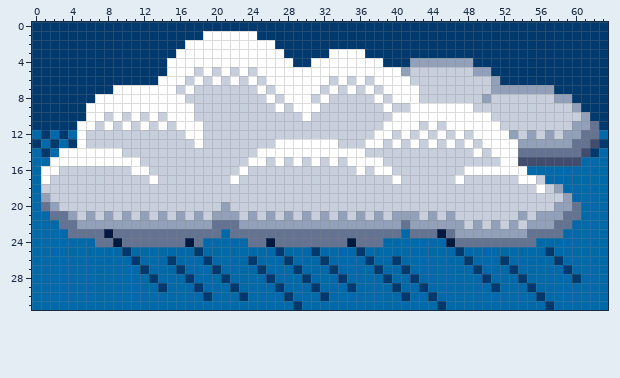
Pixel-art sprite: themes/64x32/weather/09n.png. Above is the file before it was changed.
The file is 64x32 pixels.
New version:
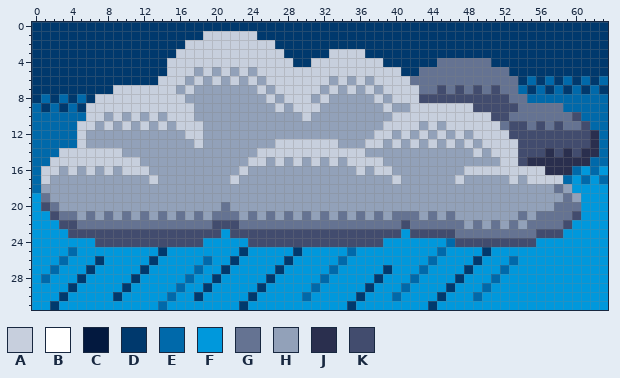
Palette (. is transparent): A #c7cfdd  B #ffffff  C #03193f  D #00396d  E #0069aa  F #0098dc  G #657392  H #92a1b9  J #2a2f4e  K #424c6e
From old to new:
Changed rows in their new state; - is an unchanged pixel.
first column x 0:
 1 -------------------AAAAAA---------------------------------------
 2 -----------------AAAAAAAAAA-------------------------------------
 3 ----------------AAAAAAAAAAAA-----AAAA---------------------------
 4 ---------------AAAAAAAAAAAAAA--AAAAAAAA---DDDGGGGGG-------------
 5 ---------------AAAHAHAHAHAAAAAAAAAAAAAAAADDGGGGGGGGGG-----------
 6 --------------AAAHAHAHAHAHAAAAAAAHAHAHAAAAGGGGGGGGGGGG-E-E-E-E-E
 7 ---------AAAAAAAHAHHHHHHHAHAAAAAHAHAHAHAAAAGGKGKGKGKGGEDEDE-E-E-
 8 -E-E-E-AAAAAAAAAAHHHHHHHHHAHAAAHAHHHHHAHAAAKKKKKKKKKKGGEEEEEEEEE
 9 E-E-E-AAAAAAAAAAAAHHHHHHHHHAHAAAHHHHHHHAHHAAAAAAAKKKKKGGGGGEEEEE
10 EEEEEEAAHAHAHAHAAAHHHHHHHHHHHHAHHHHHHHHHAAAAAAAAAAAKKGGGGGGGKEEE
11 EEEEEAAHAHAHAHAHAAAHHHHHHHHHHHHHHHHHHHHAAAAHAHAAAAAAGKKGKGKGGKEE
12 -E-E-AHHHHHHHHHHHAAHHHHHHHHHHHHHHHHHHHAAHAHAHAHAHAAAAKKKKKKKKKJ-
13 E-E-EAHHHHHHHHHHHHAHHHHHHHHAAAAAAAHHHAAHAHAHAHAHAHAAAAKKKKKKKKJE
14 -E-AAAAAAAHHHHHHHHHHHHHHHAAAAAAAAAAAAHHHHHHHHHHHHAHAAAKKKJKJKJJ-
15 --AAAAAAAAAAHHHHHHHHHHHHAAHAHAHAHAHAAAAHHHHHHHHHHHHHAA-JJJJJJJ--
16 -AAH-H-H-H-AAHHHHHHHHHHAHHHHHHHHHHHHAHAAHHHHHHHHAAAAAAAAAJJJ-F-F
17 -AHHHHHHHHHHHAHHHHHHHHAHHHHHHHHHHHHHHHHHAHHHHHHAHHHHH-HA-AA-F-F-
18 -HHHHHHHHHHHHHHHHHHHHHHHHHHHHHHHHHHHHHHHHHHHHHHHHHHHHHHHHHGHFFFF
19 FGHHHHHHHHHHHHHHHHHHHHHHHHHHHHHHHHHHHHHHHHHHHHHHHHHHHHHHHHHGHFFF
20 FKGHHHHHHHHHHHHHHHHHHGHHHHHHHHHHHHHHHHHHHHHHHHHHHHHHHHHHHHGG-FFF
21 FFK-GHGHGHGHGHGHGHGHGGGHGHGHGHGHGHGHGHGHGGGHGHGHHHHHHHGHGGG-KFFF
22 FFFKKGGGGGGGGGGGGGGGKKKGGGGGGGGGGGGGGGGGGKGGGGGGHGHGHGHGGG-KFFFF
23 FFFFKKKKKKKKKKKKKKKKKFKKKKKKKKKKKKKKKKKKKFKKKKKGGGGGGGG-KKKFFFFF
24 FFFFFFFKKKKKKKKKKKKFFFFFKKKKKKKKKKKKKKKFFFFFFFEKKKKKKKKKFFFFFFFF
25 FFFF-FFFFFFFFFDFFFFFFFFDFFFFFDFFFFF-FFFFFFFFF-FFFFDFFFFFFFFFFFFF
26 FFF-FFFDFFFFFDFFFFFEFFDFFFFF-FFFFF-FFFFFFFFF-FFFFDFFF-FFFFFFFFFF
27 FF-FFFDFFFFF-FFFFF-FFDFFFFFDFFFFFEFFFFFDFFF-FFFFDFFF-FFFFFFFFFFF
28 F-FFFDFFFFFDFFFFFEFFDFFFFF-FFFFF-FFFFFDFFFEFFFFDFFF-FFFFFFFFFFFF
29 FFFFDFFFFFDFFFFF-FFDFFFFFDFFFFFEFFFFFDFFF-FFFFDFFF-FFFFFFFFFFFFF
30 FFFDFFFFFDFFFFF-FFDFFFFFDFFFFF-FFFFFDFFF-FFFFDFFF-FFFFFFFFFFFFFF
31 FFDFFFFFFFFFFF-FFFFFFFFDFFFFFFFFFFFDFFFFFFFFDFFFFFFFFFFFFFFFFFFF
Pixel boxes of the changes (left, top, right, bottom) in both pictures:
changed: (32, 31, 608, 310)
